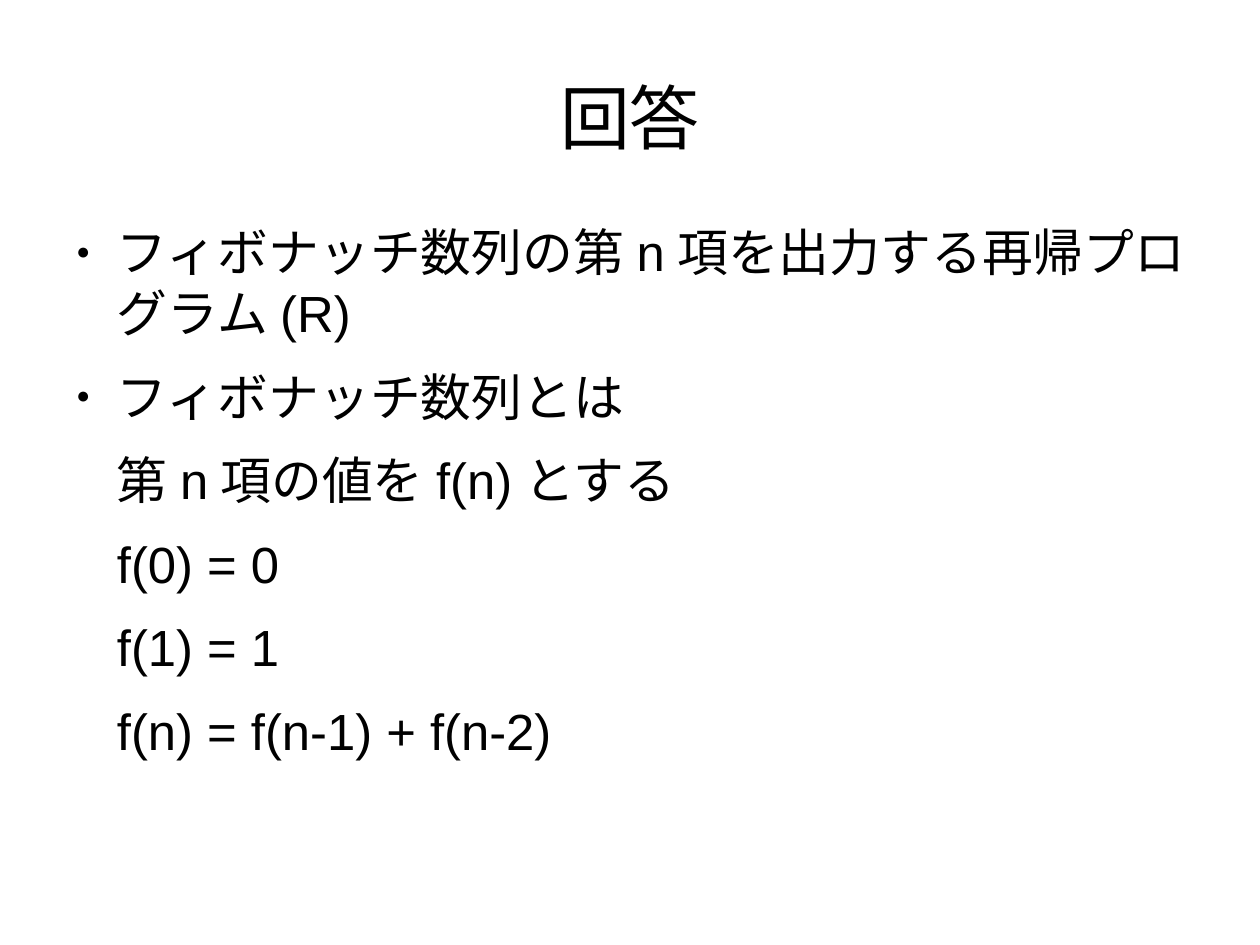
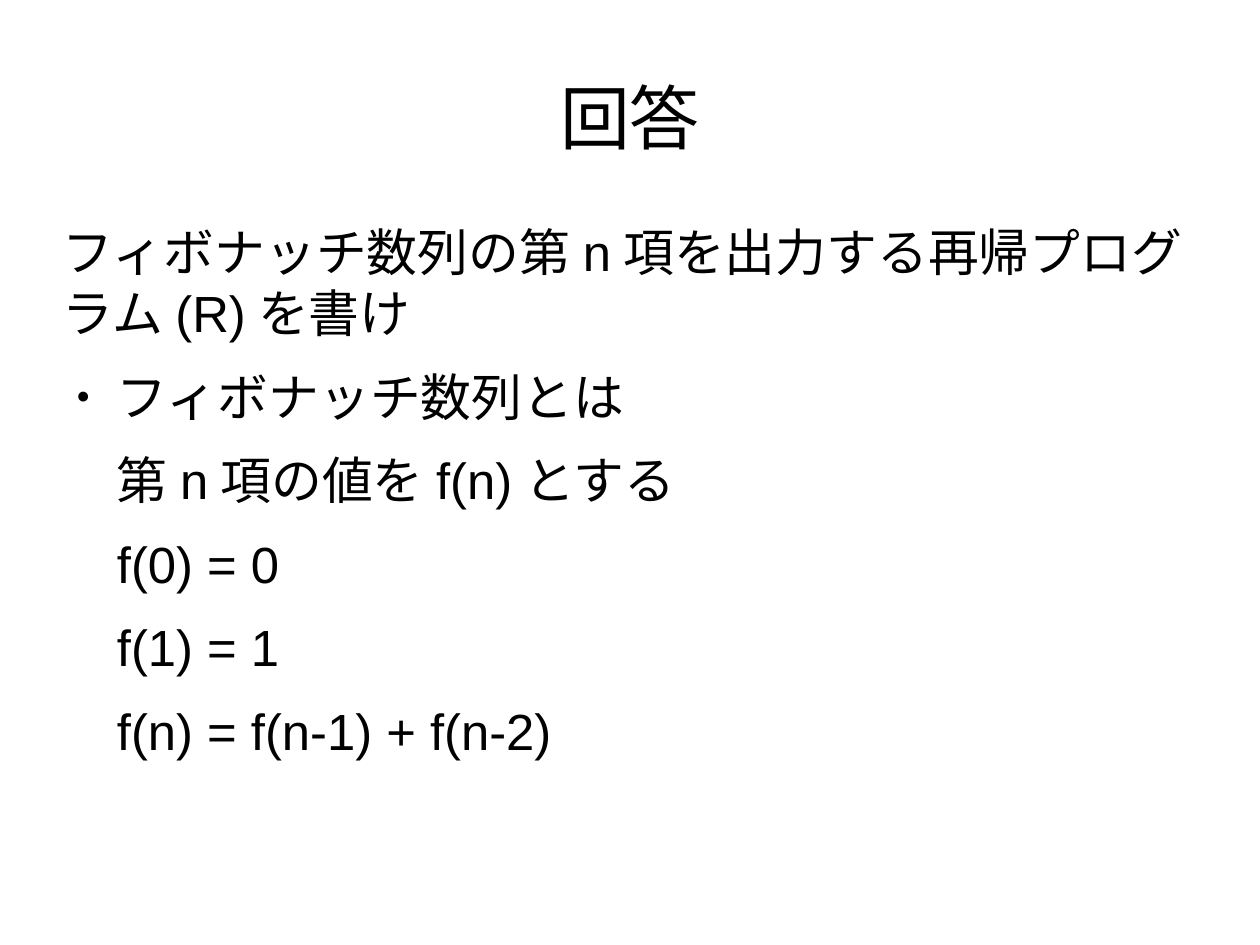
Before and after one commit to kouamano/Lecture_chishikikouzouka, a slide deck: slide 1 of 回答(fib).odp. Drawn at 1260x945 pixels with LibreOffice and Linux fonts; fonts in the diff are those of the drawing. Boxes give left, top, right and bottom in pixels: in the first picture for what was removed or moved away, otherwise in the second. Text is boxed around its words. In the diff, an @@ line names an element or a change of style, - is before the commit and + after.

```diff
--- a/回答(fib).odp
+++ b/回答(fib).odp
@@ text at [63, 228, 570, 343]: text changed @@
-● フィボナッチ数列の第n項を出力する再帰プログラム(R)
+フィボナッチ数列の第n項を出力する再帰プログラム(R)を書け
```
Also in this commit, not shown: 1 other slide changed, 1 slide added.
